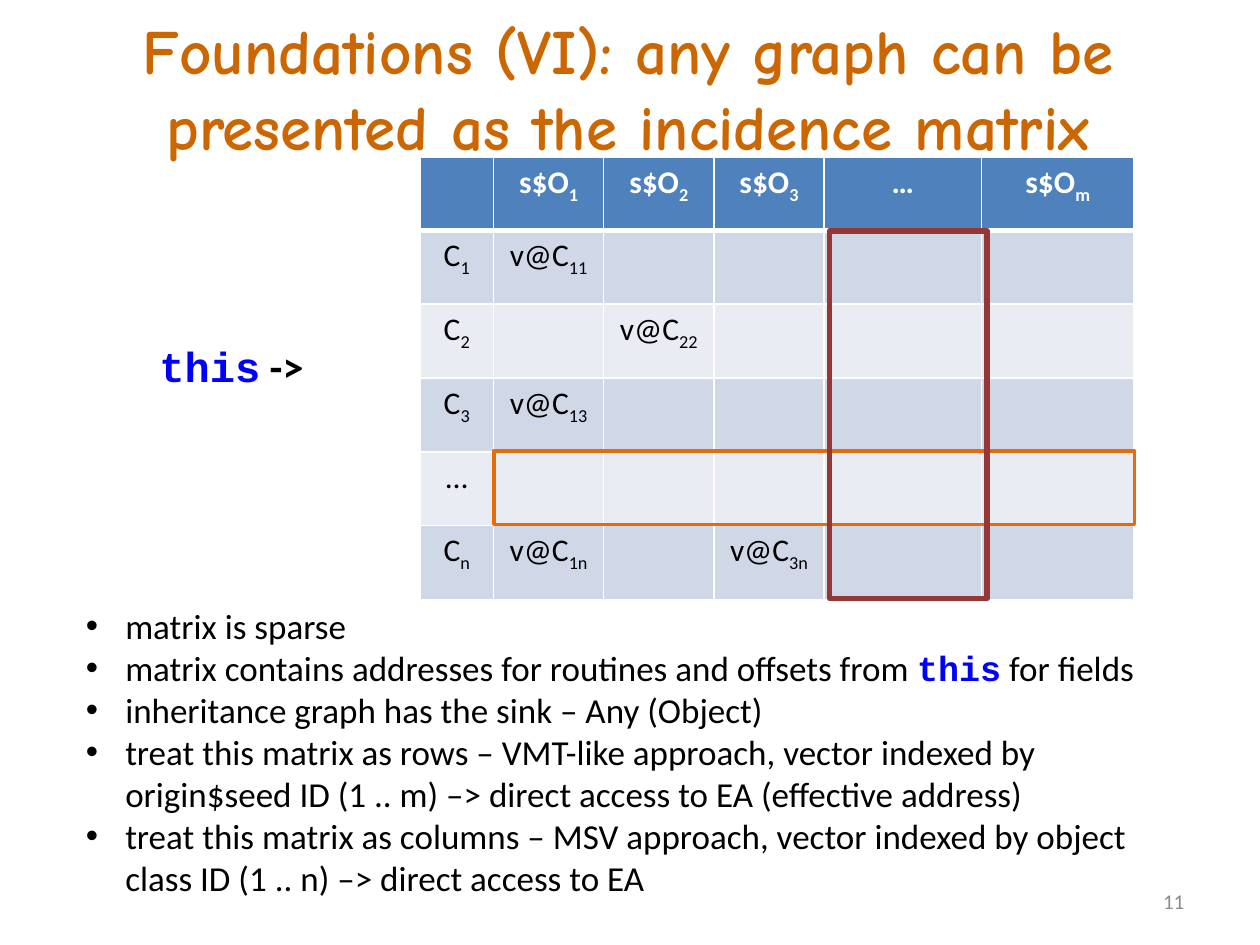
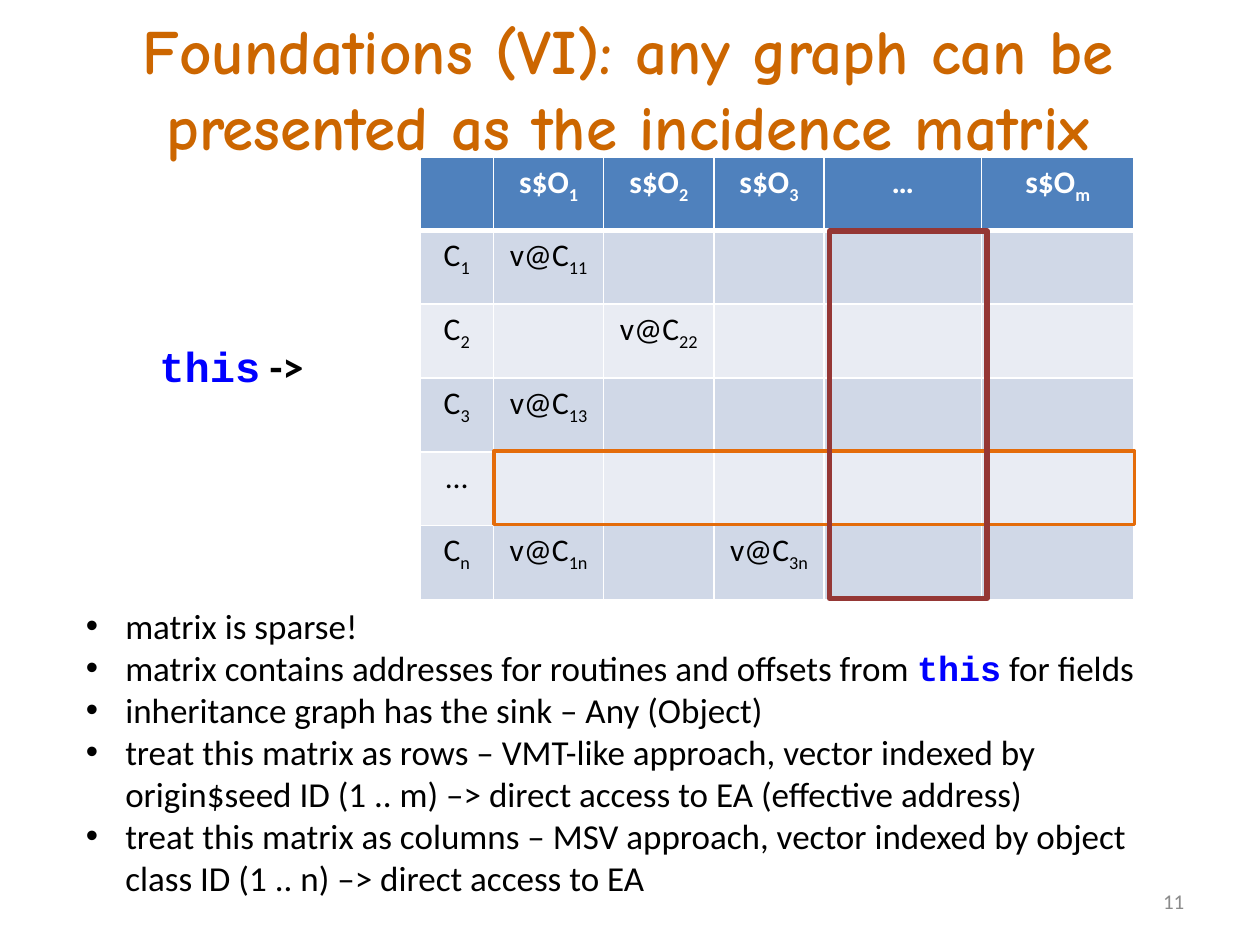
Before and after one commit to akanatov/SLang-, a slide deck: slide 11 of Docs/Incidence matrix and OOP.pptx. Drawn at 1260x945 pixels with LibreOffice and Linux fonts; fonts in the diff are those of the drawing. Boxes give left, top, right and bottom in pixels: in the first picture for what was removed or moved away, otherwise in the second. Text is boxed around its words. In the diff, an @@ line names an element or a change of style, - is before the commit and + after.

```diff
--- a/Docs/Incidence matrix and OOP.pptx
+++ b/Docs/Incidence matrix and OOP.pptx
@@ text at [125,615,357,645]: text changed @@
-• matrix is sparse
+• matrix is sparse!
```
Also in this commit, not shown: 4 other slides changed, 7 slides added.
